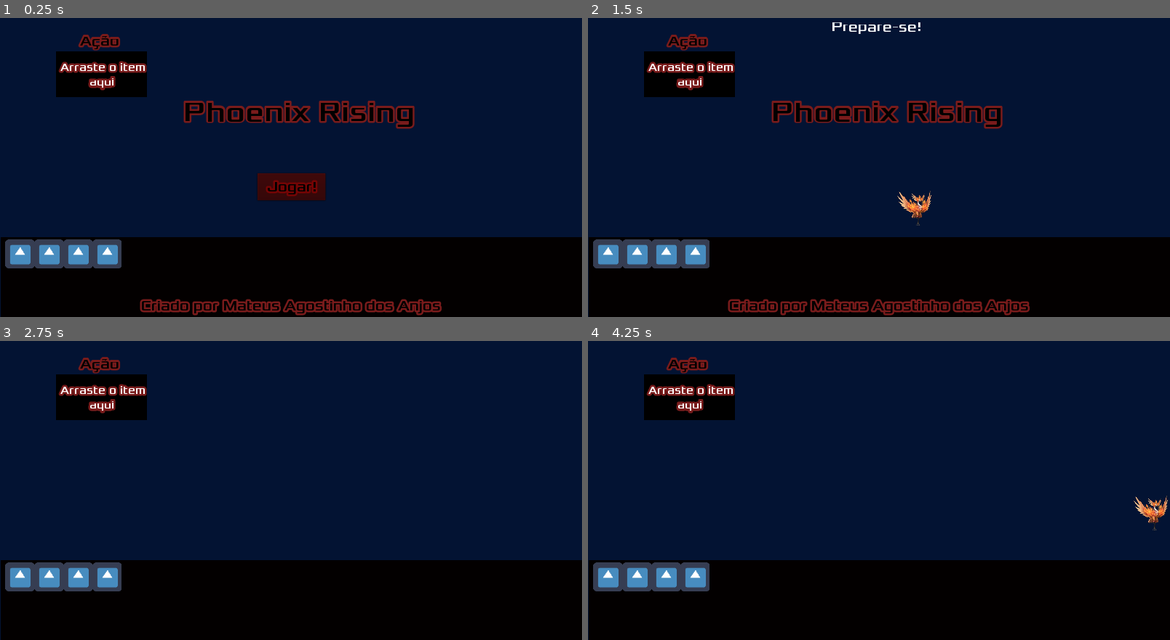
Above: before the commit, frames 1-4 (two rows, left to right).
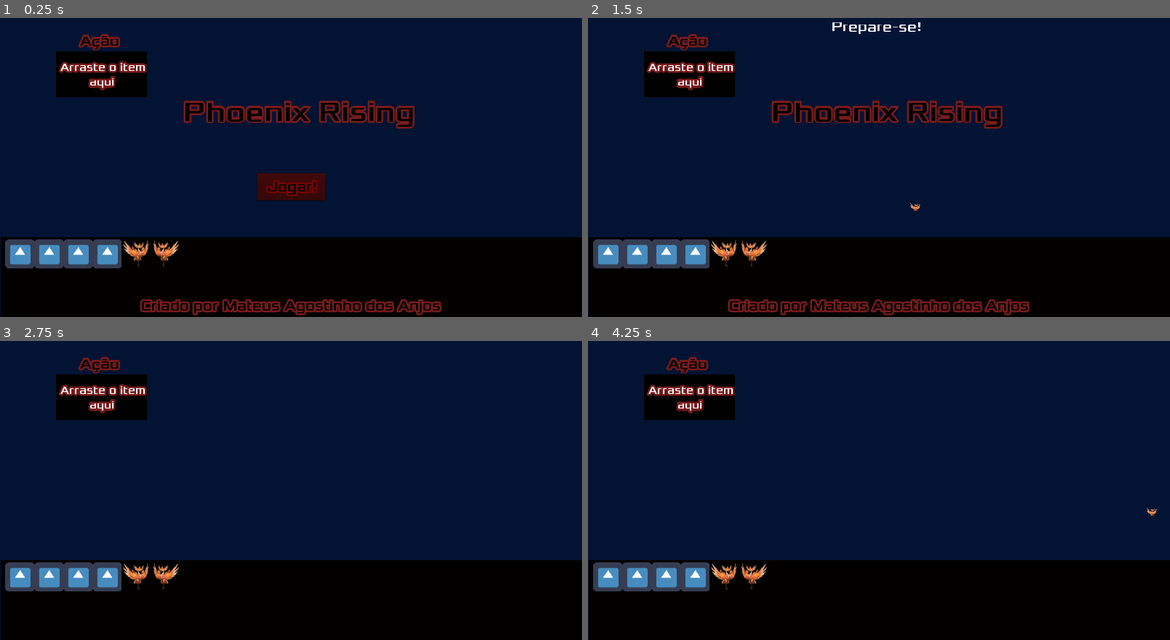
Above: after the commit, the same moments.

Repository: MateusdosAnjos/MAC0499
Game: Godot game, scene res://Main/Main.tscn
Two runs of this game, one before a commit and one after it. Both use one fixed random seed, a clock stepped at 60 frames per second and the inputs below. The project has no main scene, so this scene is started directly.
Inputs (mouse positions are in pixels of both pictures, inside the frame that each line leads up to):
- Up to frame 1 (0.25 s): no input
- Up to frame 2 (1.5 s): click "Jogar!" at 0.5 s; tap Enter at 1.25 s; move the mouse to (1007, 137) at 1.27 s; hold Right (ui_right) from 1.28 s (still down); click (1007, 137) at 1.35 s
- Up to frame 3 (2.75 s): move the mouse to (174, 493) at 2.02 s; release Right (ui_right) at 2.03 s; hold Down (ui_down) from 2.03 s (still down); click (174, 493) at 2.1 s
- Up to frame 4 (4.25 s): move the mouse to (937, 403) at 2.77 s; release Down (ui_down) at 2.78 s; hold Right (ui_right) 2.78-3.53 s; click (937, 403) at 2.85 s; tap Space at 3.5 s; move the mouse to (849, 541) at 3.52 s; hold Up (ui_up) from 3.53 s (still down); click (849, 541) at 3.6 s

The runs differ from the first frame. In frame 1, 0.3% of the frame differs, in the area x 21-31%, y 74-84%; in frame 2, 0.6%, in the area x 21-59%, y 57-84%; in frame 3, 0.3%; in frame 4, 0.6%.

Commit message:
Redimensionado arte da phoenix e adicionado para testes

Diff:
--- a/Phoenix Rising/itensDoJogo/Invertory.gd
+++ b/Phoenix Rising/itensDoJogo/Invertory.gd
@@ -19,6 +19,8 @@
     pickup_item("godot")
     pickup_item("godot")
     pickup_item("godot")
+    pickup_item("phoenixD")
+    pickup_item("phoenixE")
 
 func _process(delta):
     var cursor_pos = get_global_mouse_position()
--- a/Phoenix Rising/itensDoJogo/ItemDB.gd
+++ b/Phoenix Rising/itensDoJogo/ItemDB.gd
@@ -6,6 +6,14 @@
     "godot": {
         "icon": ICON_PATH + "icon.png",
         "help": "Icone da Godot para testes"
+    },
+    "phoenixD": {
+        "icon": ICON_PATH + "phoenix_direita.png",
+        "help": "Icone da Phoenix para a direita!!"
+    },
+    "phoenixE": {
+        "icon": ICON_PATH + "phoenix_esquerda.png",
+        "help": "Icone da Phoenix para a esquerda!!"
     },
     "error": {
         "icon": ICON_PATH + "enemyFlyingAlt_2.png",
Binary file changed: Phoenix Rising/acessorios/art/phoenix_direita.png
Not shown, added: Phoenix Rising/acessorios/art/phoenix_direita_redimensionado.png.import
Binary file changed: Phoenix Rising/acessorios/art/phoenix_esquerda.png
